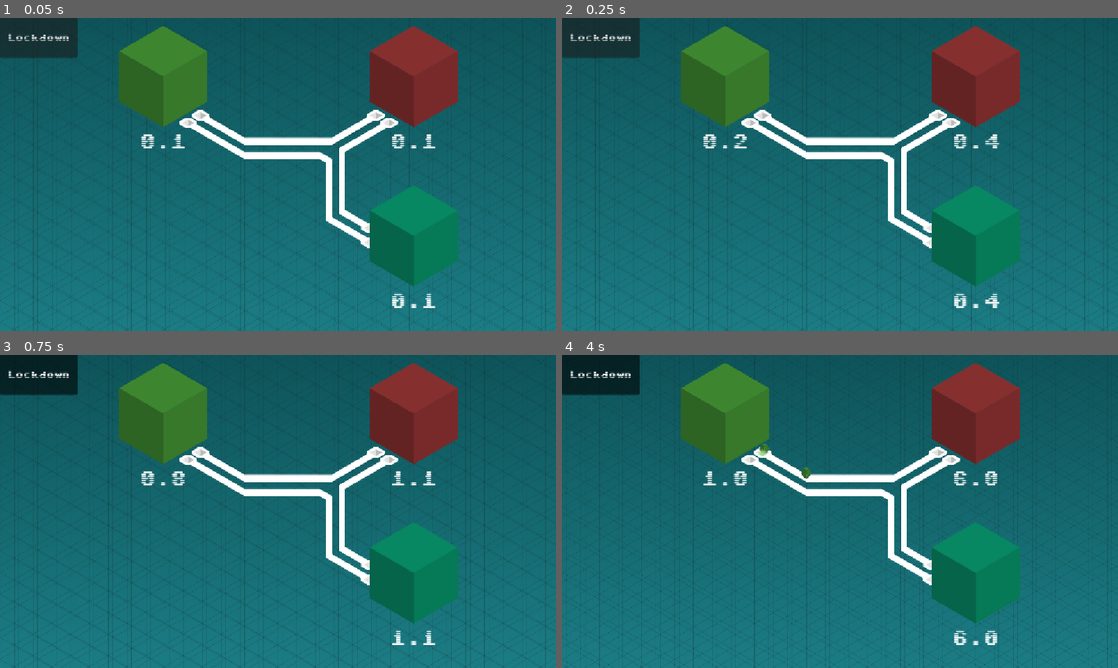
Above: before the commit, frames 1-4 (two rows, left to right).
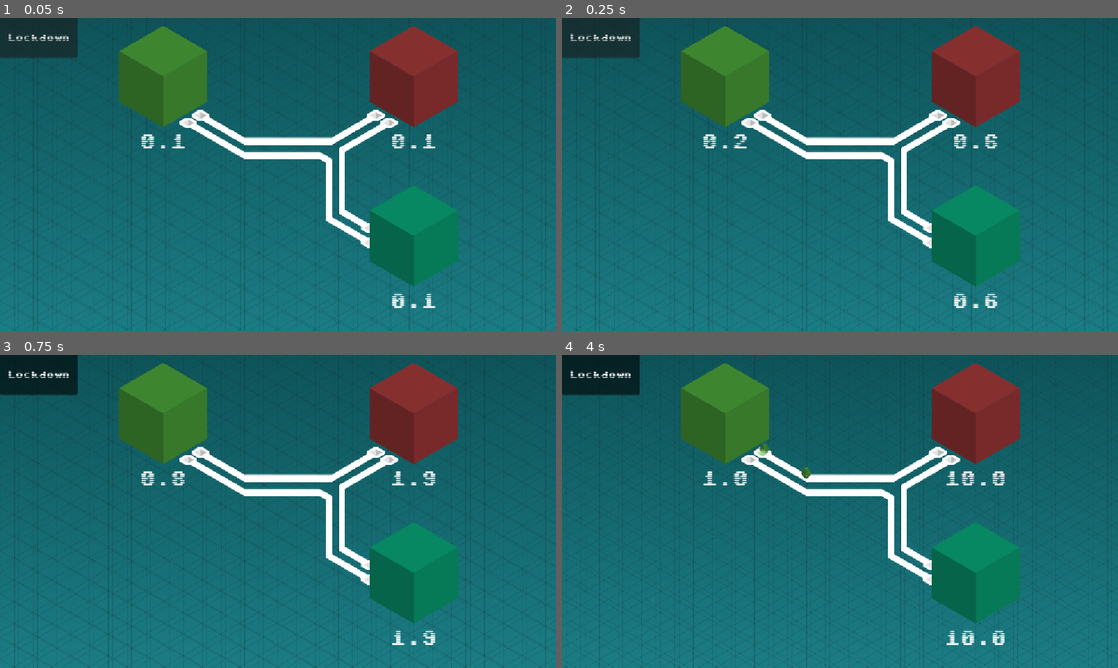
Above: after the commit, the same moments.

Repository: m14n-dev/brackeys2026
Game: Godot game, scene res://arena/arena_2/arena_2.tscn
The game is run twice, just before and just after one commit, with the same random seed, the same clock (stepped at 60 frames per second) and the same inputs. This scene is started directly instead of the project's main scene.
Inputs (mouse positions are in pixels of both pictures, inside the frame that each line leads up to):
- Up to frame 1 (0.05 s): no input
- Up to frame 2 (0.25 s): no input
- Up to frame 3 (0.75 s): click "Lockdown" at 0.5 s
- Up to frame 4 (4 s): click "Lockdown" at 1.25 s; click "Lockdown" at 2 s; move the mouse to (762, 452) at 2.77 s; click (762, 452) at 2.92 s; move the mouse to (940, 452) at 3.52 s; click (940, 452) at 3.67 s

Frame 1 is identical in both runs. In frame 2, 0.1% of the frame differs, in the area x 76-79%, y 37-93%; in frame 3, 0.1%; in frame 4, 0.6%, in the area x 69-80%, y 37-93%.

Commit message:
Ai Behavior

Diff:
--- /dev/null
+++ b/trust-no-one/ai/AiBehavior.gd
@@ -0,0 +1,18 @@
+class_name AiBehavior extends Resource
+
+var faction: Faction
+var arena: Arena
+
+func _init_from_gamestate(faction: Faction, arena: Arena, state: Array[FactionGameState]):
+	self.faction = faction
+	self.arena = arena
+	pass
+
+func update_from_gamestate(state: Array[FactionGameState]):
+	pass
+
+func on_any_package_recv(server: Server, package: Package):
+	pass
+
+func get_active_ports() -> Array[Port]:
+	return []
--- a/trust-no-one/ai/EnemyAI.tscn
+++ /dev/null
@@ -1,6 +0,0 @@
-[gd_scene format=3 uid="uid://bufa8ilc2otuc"]
-
-[ext_resource type="Script" uid="uid://bog5gmtmfmy4p" path="res://ai/EnemyAi.gd" id="1_a07v1"]
-
-[node name="EnemyAi" type="Node2D" unique_id=528055645]
-script = ExtResource("1_a07v1")
--- a/trust-no-one/ai/EnemyAi.gd
+++ b/trust-no-one/ai/EnemyAi.gd
@@ -1,11 +1,42 @@
-extends Faction
+class_name EnemyAi extends Faction
+
+@export var behavior: AiBehavior = AiBehavior.new()
+
+func collect_game_state() -> Array[FactionGameState]:
+	var result: Array[FactionGameState] = []
+	var arena: Arena = $"../Arena"
+	for faction in arena.get_all_factions():
+		var state = FactionGameState.new()
+		state.id = faction.id
+		var servers = arena.get_servers_by_faction(faction.id)
+		state.servers = servers
+		var packages = arena.get_packages_by_faction(faction.id)
+		state.packages = packages
+		for server in servers:
+			state.total_power += server.power
+		for package in packages:
+			state.total_power += package.power
+		result.append(state)
+	return result
 
 
 # Called when the node enters the scene tree for the first time.
 func _ready():
-	pass # Replace with function body.
+	get_tree().current_scene.ready.connect(on_scene_ready)
+
+func on_scene_ready():
+	behavior._init_from_gamestate($"../Arena".get_faction_by_id(id), $"../Arena", collect_game_state())
+	for server in get_tree().get_nodes_in_group("server"):
+		server.on_package_recv.connect(behavior.on_any_package_recv)
 
 
 # Called every frame. 'delta' is the elapsed time since the previous frame.
-func _process(delta):
-	pass
+func _process(_delta):
+	behavior.update_from_gamestate(collect_game_state())
+	var active_ports = behavior.get_active_ports()
+	for port in get_tree().get_nodes_in_group("port"):
+		if (port as Port).server.faction_id == id:
+			if port in active_ports:
+				port.online = true
+			else:
+				port.online = false
--- /dev/null
+++ b/trust-no-one/ai/FactionGameState.gd
@@ -0,0 +1,6 @@
+class_name FactionGameState extends Resource
+
+var id: int
+var total_power: float
+var servers: Array[Server]
+var packages: Array[Package]
--- /dev/null
+++ b/trust-no-one/ai/RetributionAiBehavior.gd
@@ -0,0 +1,19 @@
+# Does not initiate conflict
+# When receiving a hostile package, permanently opens all ports on all servers
+# connected to a server of that color
+class_name RetributionAiBehavior
+extends AiBehavior
+
+# In absence of a set type
+var enemy_colors: Dictionary[Color, bool] = {}
+
+func on_any_package_recv(server: Server, package: Package):
+	if server.faction_id == faction.id and package.color != faction.color:
+		enemy_colors[package.color] = true
+
+func get_active_ports() -> Array[Port]:
+	var result: Array[Port] = []
+	for port in arena.get_ports_by_faction(faction.id):
+		if port.peer.server.color in enemy_colors:
+			result.append(port)
+	return result
--- a/trust-no-one/arena/Arena.gd
+++ b/trust-no-one/arena/Arena.gd
@@ -1,4 +1,5 @@
 @tool
+class_name Arena
 extends Node2D
 
 var is_game_over: bool = false
@@ -47,9 +48,36 @@
 			return child
 	return null
 
+func get_faction_by_color(color: Color) -> Faction:
+	for child in get_parent().get_children():
+		if child is Faction and (child as Faction).color == color:
+			return child
+	return null
+
 func get_servers_by_faction(id: int) -> Array[Server]:
 	var result: Array[Server] = []
-	for child in get_parent().get_children():
-		if child is Server and (child as Server).faction_id == id:
-			result.append(child)
+	for node in get_tree().get_nodes_in_group("server_%d" % [id]):
+		if node is Server:
+			result.append(node as Server)
 	return result
+
+func get_servers_by_color(color: Color) -> Array[Server]:
+	var result: Array[Server] = []
+	for server in get_tree().get_nodes_in_group("server"):
+		if (server as Server).color == color:
+			result.append(server as Server)
+	return result
+
+func get_packages_by_faction(id: int) -> Array[Package]:
+	var result: Array[Package] = []
+	for node in get_tree().get_nodes_in_group("package_%d" % [id]):
+		if node is Package:
+			result.append(node as Package)
+	return result
+
+func get_ports_by_faction(id: int) -> Array[Port]:
+	var result: Array[Port] = []
+	for port in get_tree().get_nodes_in_group("port"):
+		if port is Port and (port as Port).server.faction_id == id:
+			result.append(port as Port)
+	return result
--- a/trust-no-one/arena/arena_1/arena_1.tscn
+++ b/trust-no-one/arena/arena_1/arena_1.tscn
@@ -6,12 +6,17 @@
 [ext_resource type="PackedScene" uid="uid://4out875511ee" path="res://server/server.tscn" id="4_kywog"]
 [ext_resource type="Script" uid="uid://b2nvw43nnbirl" path="res://arena/Faction.gd" id="5_rlj3j"]
 [ext_resource type="Script" uid="uid://bog5gmtmfmy4p" path="res://ai/EnemyAi.gd" id="6_jnkxs"]
+[ext_resource type="Script" uid="uid://ca3rj0thvcik6" path="res://ai/AiBehavior.gd" id="7_kywog"]
 
 [sub_resource type="Curve2D" id="Curve2D_xj7g1"]
 _data = {
 "points": PackedVector2Array(0, 0, 0, 0, 0, 0, 0, 0, 0, 0, 220, -129)
 }
 point_count = 2
+
+[sub_resource type="Resource" id="Resource_jnkxs"]
+script = ExtResource("7_kywog")
+metadata/_custom_type_script = "uid://ca3rj0thvcik6"
 
 [node name="Arena1" type="Node2D" unique_id=52630319]
 
@@ -56,6 +61,7 @@
 [node name="Enemy" type="Node2D" parent="." unique_id=924096706]
 position = Vector2(415, 409)
 script = ExtResource("6_jnkxs")
+behavior = SubResource("Resource_jnkxs")
 id = 1
 color = Color(0.53, 0.1855, 0.1855, 1)
 
--- a/trust-no-one/arena/arena_2/arena_2.tscn
+++ b/trust-no-one/arena/arena_2/arena_2.tscn
@@ -9,6 +9,7 @@
 [ext_resource type="PackedScene" uid="uid://dx27omxdqacou" path="res://special_powers/lockdown/lockdown_power.tscn" id="7_dv023"]
 [ext_resource type="Script" uid="uid://b2nvw43nnbirl" path="res://arena/Faction.gd" id="8_0tuoo"]
 [ext_resource type="Script" uid="uid://bog5gmtmfmy4p" path="res://ai/EnemyAi.gd" id="9_tfyns"]
+[ext_resource type="Script" uid="uid://3yvav4q5ks4v" path="res://ai/RetributionAiBehavior.gd" id="10_ml4ye"]
 
 [sub_resource type="Curve2D" id="Curve2D_agy5j"]
 _data = {
@@ -27,6 +28,14 @@
 "points": PackedVector2Array(0, 0, 0, 0, 0, -1, 0, 0, 0, 0, -98, 56, 0, 0, 0, 0, -98, 183, 0, 0, 0, 0, -39, 217)
 }
 point_count = 4
+
+[sub_resource type="Resource" id="Resource_tfyns"]
+script = ExtResource("10_ml4ye")
+metadata/_custom_type_script = "uid://3yvav4q5ks4v"
+
+[sub_resource type="Resource" id="Resource_hpm1i"]
+script = ExtResource("10_ml4ye")
+metadata/_custom_type_script = "uid://3yvav4q5ks4v"
 
 [node name="Arena2" type="Node2D" unique_id=428041530]
 
@@ -56,7 +65,7 @@
 
 [node name="server2" parent="." unique_id=172511505 instance=ExtResource("4_ml4ye")]
 position = Vector2(857, 121)
-growth = 1.5
+growth = 2.5
 faction_id = 1
 
 [node name="conn_1_to_3" parent="." unique_id=70217481 node_paths=PackedStringArray("point_a", "point_b") instance=ExtResource("2_0tuoo")]
@@ -99,7 +108,7 @@
 
 [node name="server3" parent="." unique_id=2014041129 instance=ExtResource("4_ml4ye")]
 position = Vector2(857, 451)
-growth = 1.5
+growth = 2.5
 faction_id = 2
 
 [node name="BasePower" parent="." unique_id=1298012714 instance=ExtResource("7_dv023")]
@@ -111,12 +120,14 @@
 [node name="Enemy1" type="Node2D" parent="." unique_id=1347882903]
 position = Vector2(857, 451)
 script = ExtResource("9_tfyns")
+behavior = SubResource("Resource_tfyns")
 id = 1
 color = Color(0.53, 0.1855, 0.1855, 1)
 
 [node name="Enemy2" type="Node2D" parent="." unique_id=82724317]
 position = Vector2(1714, 902)
 script = ExtResource("9_tfyns")
+behavior = SubResource("Resource_hpm1i")
 id = 2
 color = Color(0.029645847, 0.53424305, 0.3876465, 1)
 
--- a/trust-no-one/package/Package.gd
+++ b/trust-no-one/package/Package.gd
@@ -13,8 +13,8 @@
 
 # Called when the node enters the scene tree for the first time.
 func _ready():
-	pass # Replace with function body.
-
+	add_to_group("package")
+	add_to_group("package_%d")
 
 # Called every frame. 'delta' is the elapsed time since the previous frame.
 func _process(delta):
--- a/trust-no-one/port/Port.gd
+++ b/trust-no-one/port/Port.gd
@@ -20,7 +20,7 @@
 
 func _ready() -> void:
 	$Sprite2D.visible = online
-	pass
+	add_to_group("port")
 
 func _input_event(viewport, event, shape_idx):
 	if event is InputEventMouseButton:
--- a/trust-no-one/server/Server.gd
+++ b/trust-no-one/server/Server.gd
@@ -3,6 +3,7 @@
 class_name Server
 extends Node2D
 
+signal on_package_recv(Server, Package)
 
 @export var power: float = 0:
 	set(val):
@@ -14,6 +15,8 @@
 
 @export var faction_id: int:
 	set(val):
+		remove_from_group("server_%d" % [faction_id])
+		add_to_group("server_%d" % [val])
 		faction_id = val
 		update_faction_color()
 
@@ -50,7 +53,12 @@
 
 # Called when the node enters the scene tree for the first time.
 func _ready():
+	get_tree().current_scene.ready.connect(on_scene_ready)
 	click_area.input_event.connect(click_input_event)
+	add_to_group("server")
+	add_to_group("server_%d" % [faction_id])
+
+func on_scene_ready():
 	update_faction_color()
 
 # Called every frame. 'delta' is the elapsed time since the previous frame.
@@ -81,6 +89,8 @@
 	self.ports.append(port)
 
 func recv_package(package: Package):
+	on_package_recv.emit(self, package)
+
 	if package.faction == self.faction_id:
 		self.power += package.power
 	else:
Not shown, added: trust-no-one/ai/AiBehavior.gd.uid
Not shown, added: trust-no-one/ai/FactionGameState.gd.uid
Not shown, added: trust-no-one/ai/RetributionAiBehavior.gd.uid
